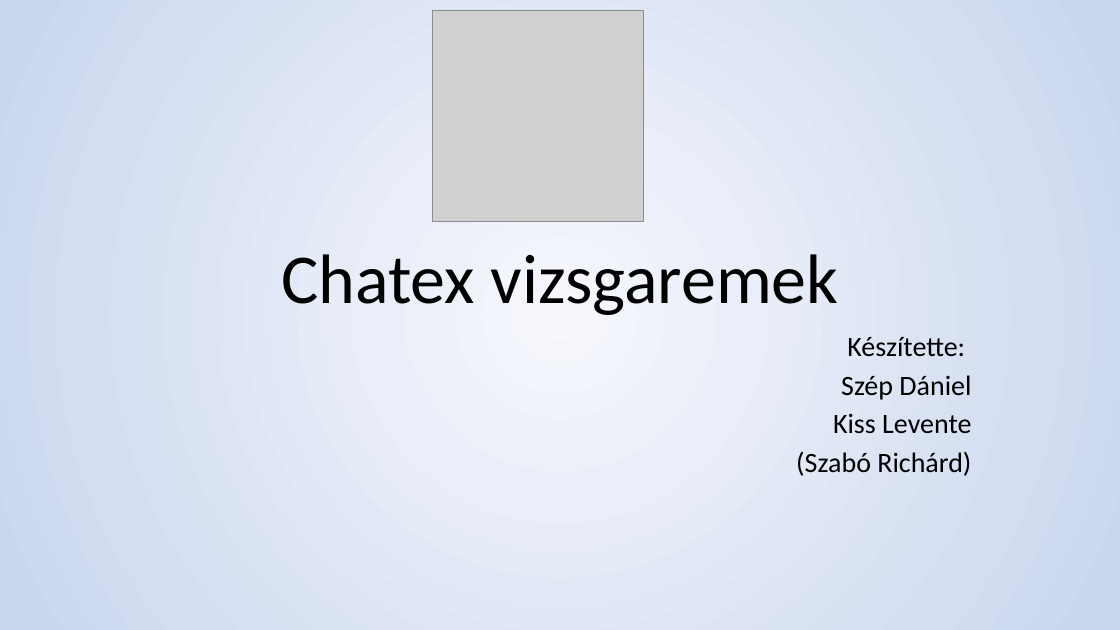
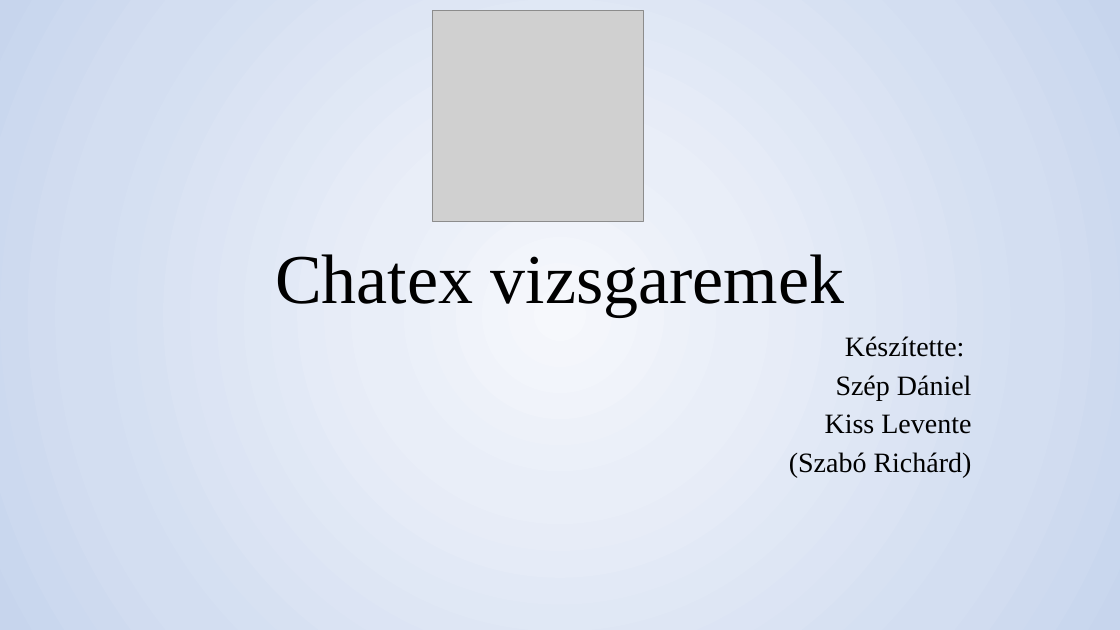
Before and after one commit to smolelevent/Messengeres-vizsgaremek, a slide deck: slide 1 of Chatex dokumentáció/presentation.pptx. Drawn at 1120x630 pixels with LibreOffice and Linux fonts; fonts in the diff are those of the drawing; grey boxes stand for pictures. Boxes give left, top, right and bottom in pixels: in the first picture for what was removed or moved away, otherwise in the second. Text is boxed around its words. In the diff, an @@ line names an element or a change of style, - is before the commit and + after.

```diff
--- a/Chatex dokumentáció/presentation.pptx
+++ b/Chatex dokumentáció/presentation.pptx
@@ title "Chatex vizsgaremek" at [275, 254, 844, 317]: font Calibri to Times New Roman @@
@@ subtitle "Készítette:" at [789, 336, 972, 477]: font Calibri to Times New Roman @@
```
Also in this commit, not shown: 6 other slides changed, 4 slides added, 1 other file.
